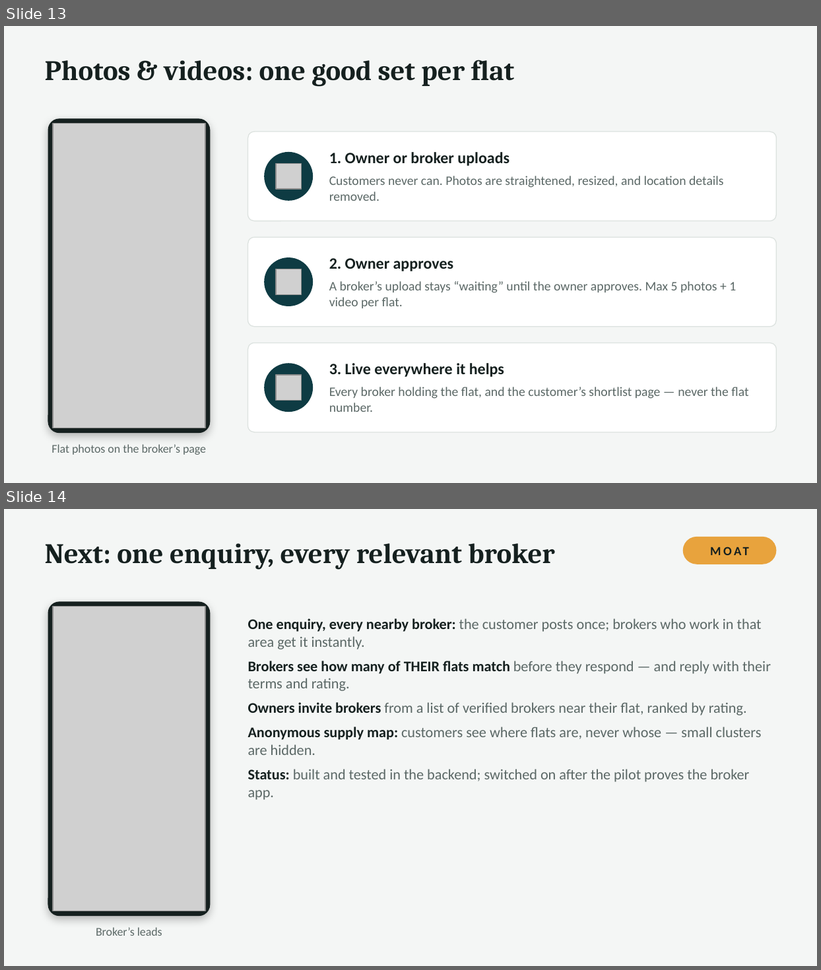
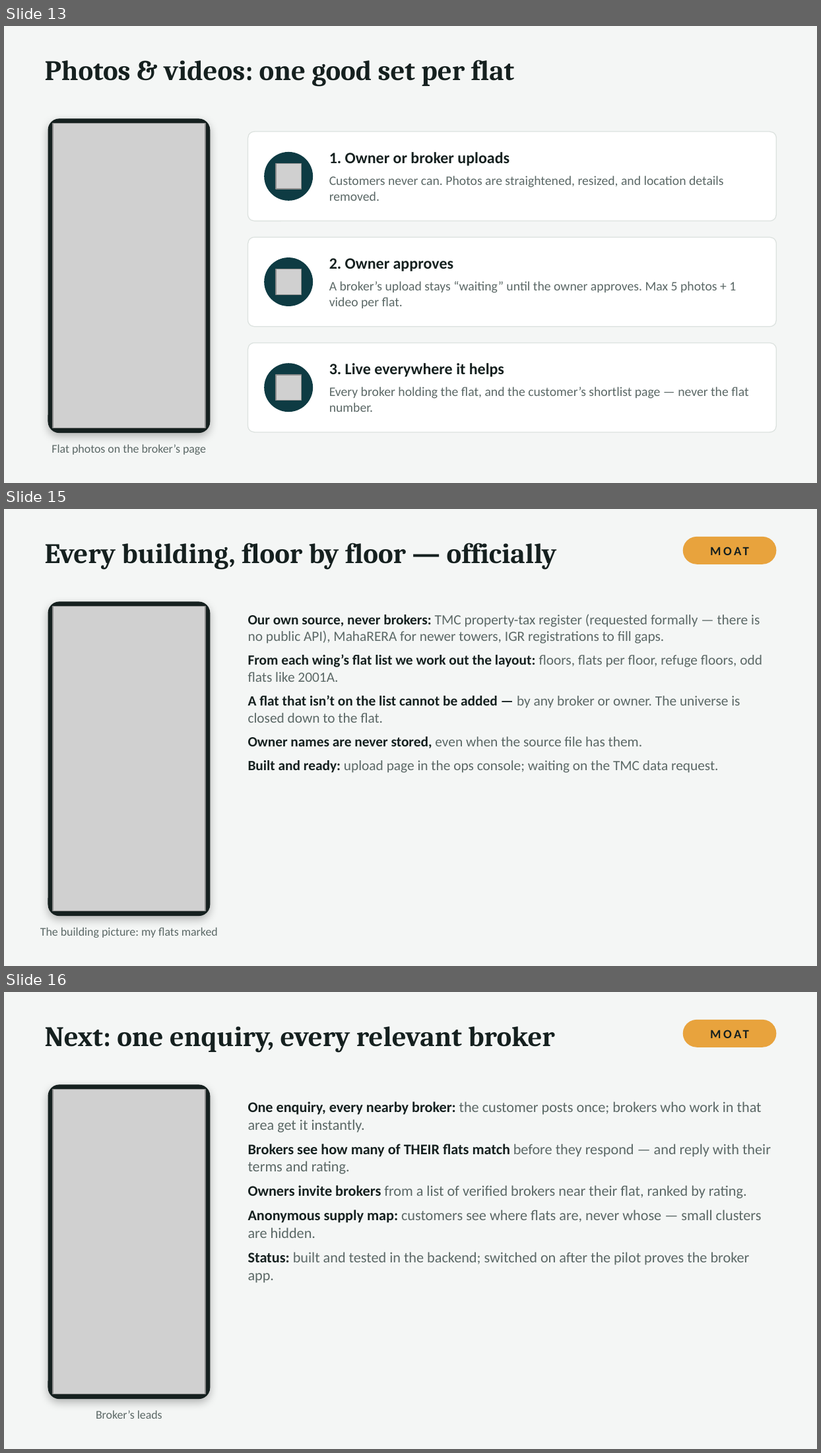
Before and after one commit to weshallrain95-cpu/SocietyManagement, a slide deck: broker-only/docs/presentation/Only-Broker-presentation.pptx. Shown one above the other, each under a label of ours: slides 13 and 14 before the commit, slides 13, 15 and 16 after it; the slides between them are not shown. The pictures are 821x970 and 821x1453 pixels, drawn with LibreOffice and Linux fonts; fonts in the diff are those of the drawing; grey boxes stand for pictures. Boxes give left, top, right and bottom in pixels: in the first picture for what was removed or moved away, otherwise in the second. Text is boxed around its words. In the diff, an @@ line names an element or a change of style, - is before the commit and + after.

```diff
--- a/broker-only/docs/presentation/Only-Broker-presentation.pptx
+++ b/broker-only/docs/presentation/Only-Broker-presentation.pptx
@@ slide 15 added at [4, 509, 817, 966], background #F4F6F5 @@
@@ text added at [45, 543, 557, 570], 25 pt, text #15201F, bold @@
+Every building, floor by floor — officially
@@ rounded rectangle added at [683, 537, 776, 564], fill #E8A33D @@
@@ text added at [683, 537, 776, 564], 11 pt, text #15201F, bold @@
+MOAT
@@ rounded rectangle added at [48, 601, 211, 916], fill #15201F @@
@@ picture added at [53, 607, 206, 912] @@
@@ text added at [248, 614, 762, 773], 12.5 pt, text #5B6866 @@
+• Our own source, never brokers: TMC property-tax register (requested formally — there is no public API), MahaRERA for newer towers, IGR registrations to fill gaps.
+• From each wing’s flat list we work out the layout: floors, flats per floor, refuge floors, odd flats like 2001A.
+• A flat that isn’t on the list cannot be added — by any broker or owner. The universe is closed down to the flat.
+• Owner names are never stored, even when the source file has them.
+• Built and ready: upload page in the ops console; waiting on the TMC data request.
@@ text added at [40, 927, 218, 938], 10.5 pt, text #5B6866 @@
+The building picture: my flats marked
@@ what was slide 14 is now slide 16 @@
```
Also in this commit, not shown: 3 slides changed, 1 other slide added, 2 other files.
